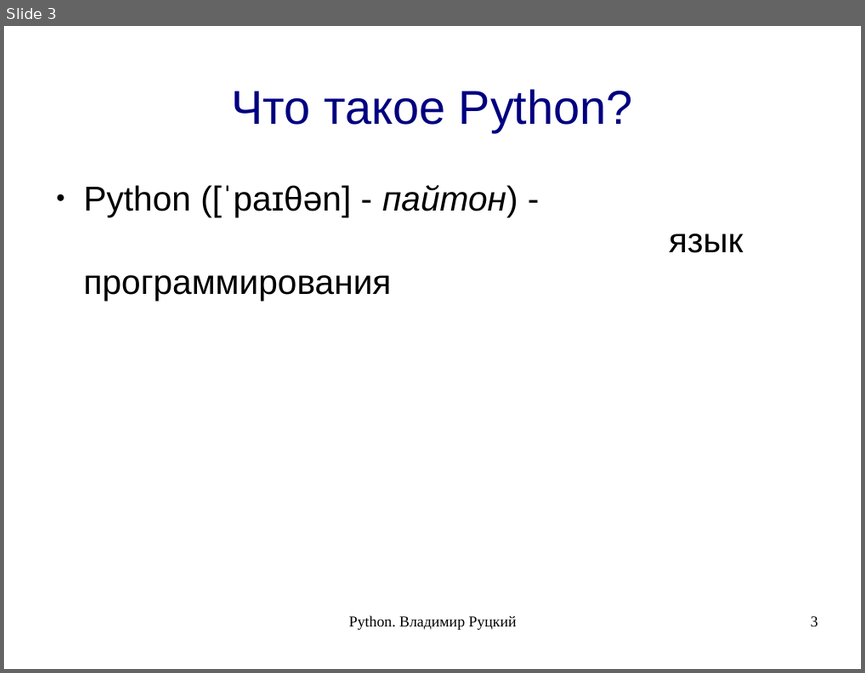
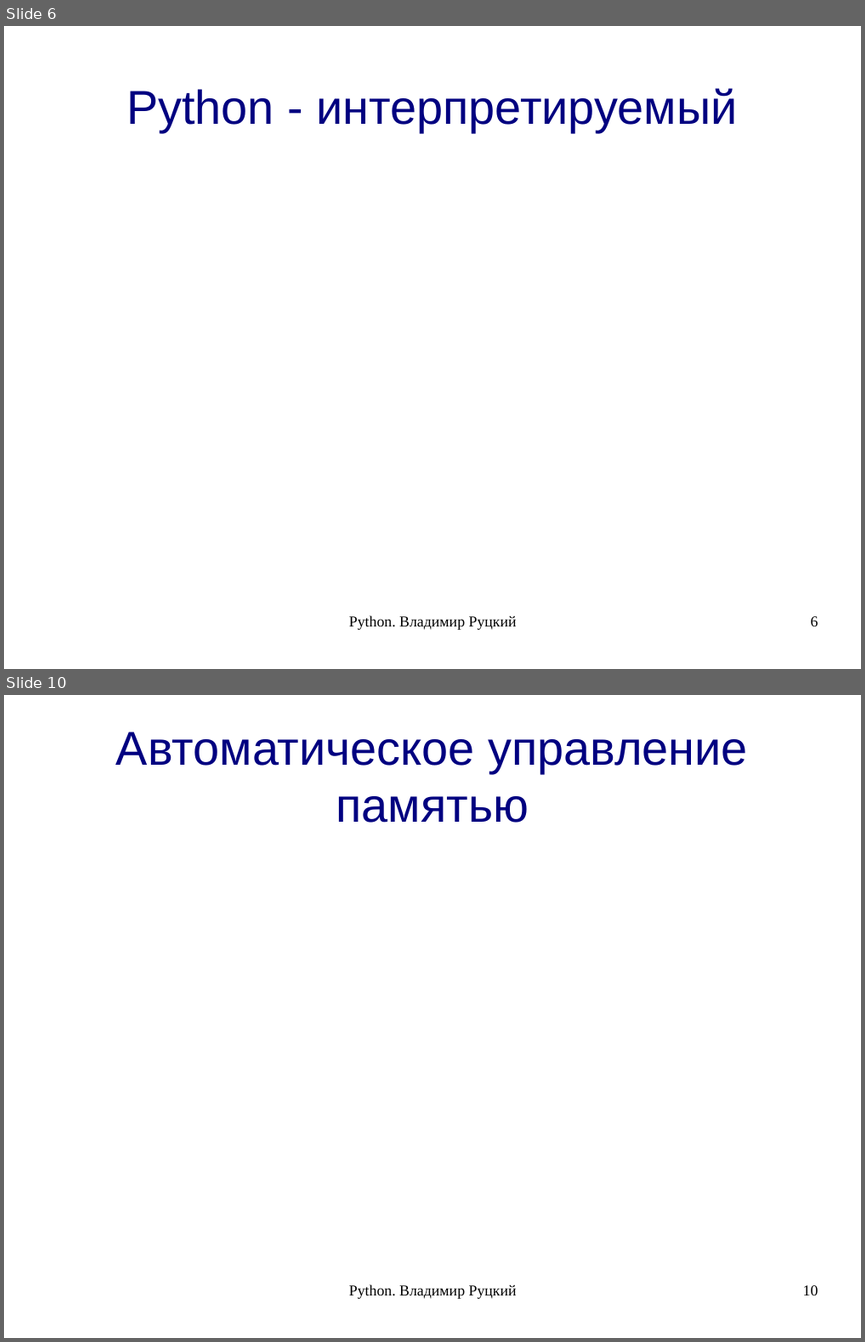
Before and after one commit to rutsky/python-course, a slide deck: 00_introduction.odp. Shown one above the other, each under a label of ours: slide 3 before the commit, slides 6 and 10 after it; the slides between them are not shown. The pictures are 865x673 and 865x1342 pixels, drawn with LibreOffice and Linux fonts; fonts in the diff are those of the drawing. Boxes give left, top, right and bottom in pixels: in the first picture for what was removed or moved away, otherwise in the second. Text is boxed around its words. In the diff, an @@ line names an element or a change of style, - is before the commit and + after.

```diff
--- a/00_introduction.odp
+++ b/00_introduction.odp
@@ slide 10 added at (x1=4, y1=695, x2=861, y2=1338), background #FFFFFF @@
@@ title added at (x1=116, y1=732, x2=747, y2=823), 44 pt, text #000080 @@
+Автоматическое управление памятью
@@ text added at (x1=349, y1=1284, x2=517, y2=1299), 14 pt, text #000000 @@
+Python. Владимир Руцкий
@@ page number added at (x1=803, y1=1285, x2=818, y2=1295), 14 pt, text #000000 @@
+10
@@ what was slide 3 is now slide 6 @@
@@ slide 6 changed as well @@
@@ title at (x1=126, y1=88, x2=738, y2=132): text changed @@
-Что такое Python?
+Python - интерпретируемый
@@ text removed at (x1=84, y1=185, x2=744, y2=300) @@
-● Python ([ˈpaɪθən] - пайтон) -
-  язык программирования
@@ page number at (x1=811, y1=616, x2=818, y2=626): text changed @@
-3
+6
```
Also in this commit, not shown: 2 other slides changed, 18 other slides added, 1 other file.
